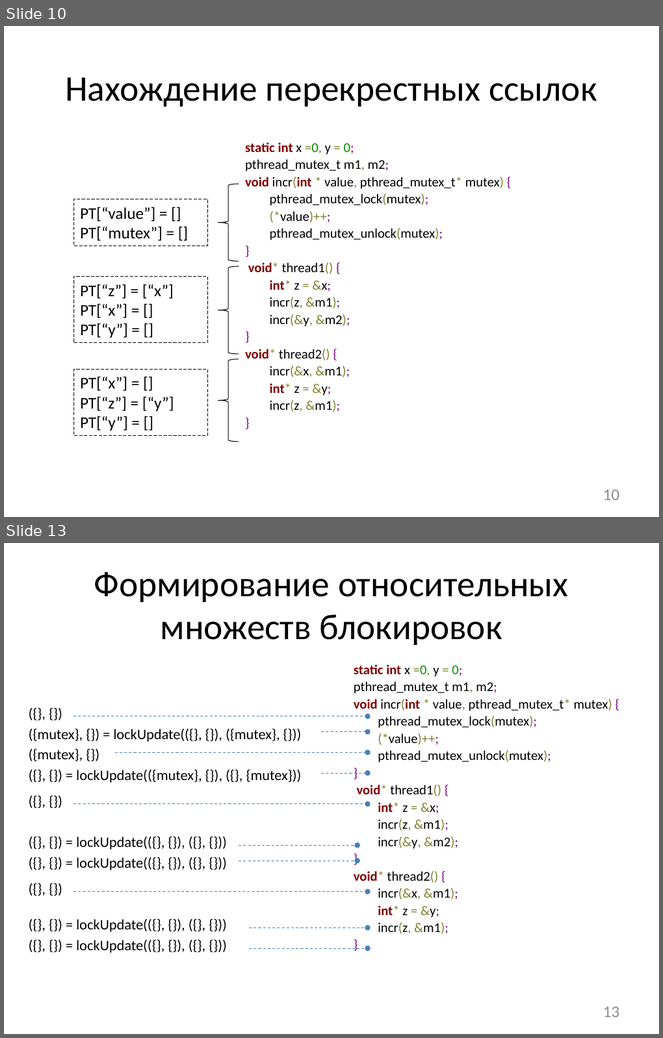
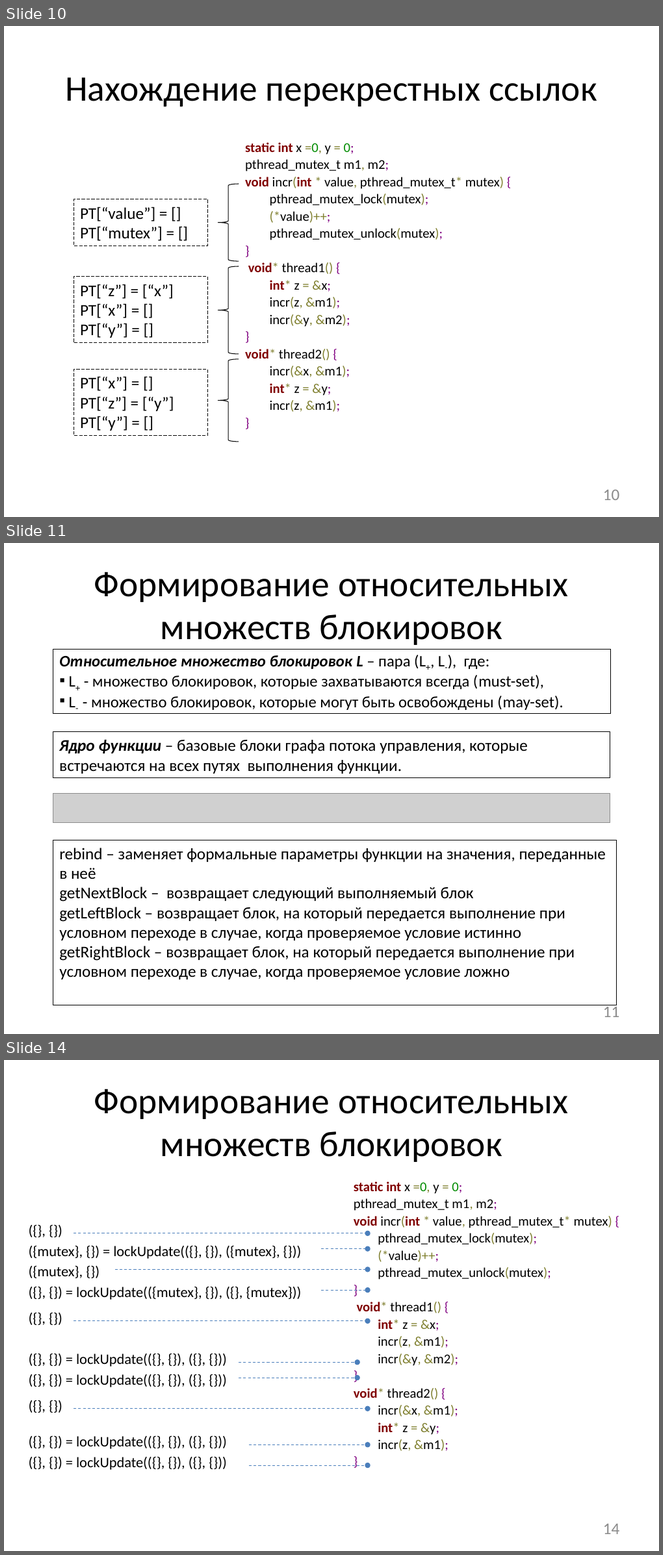
Before and after one commit to afrolovskiy/diplom, a slide deck: presentations/diplom/static race detection.pptx. Shown one above the other, each under a label of ours: slides 10 and 13 before the commit, slides 10, 11 and 14 after it; the slides between them are not shown. The pictures are 663x1038 and 663x1555 pixels, drawn with LibreOffice and Linux fonts; fonts in the diff are those of the drawing; grey boxes stand for pictures. Boxes give left, top, right and bottom in pixels: in the first picture for what was removed or moved away, otherwise in the second. Text is boxed around its words. In the diff, an @@ line names an element or a change of style, - is before the commit and + after.

Commit message:
added block scheme

```diff
--- a/presentations/diplom/static race detection.pptx
+++ b/presentations/diplom/static race detection.pptx
@@ slide 11 added at [4,543,659,1034], background #FFFFFF @@
@@ title added at [94,572,569,645], 39.6 pt, text #000000 @@
+Формирование относительных множеств блокировок
@@ rectangle added at [53,649,611,713], outline #000000 0.75 pt, 17.6 pt, text #000000 @@
+Относительное множество блокировок L – пара (L+, L-), где:
+▪ L+ - множество блокировок, которые захватываются всегда (must-set),
+▪ L- - множество блокировок, которые могут быть освобождены (may-set).
@@ rectangle added at [53,731,610,778], outline #000000 0.75 pt, 18 pt, text #000000 @@
+Ядро функции – базовые блоки графа потока управления, которые встречаются на всех путях выполнения функции.
@@ picture added at [53,794,610,823] @@
@@ rectangle added at [53,841,616,1006], outline #000000 0.75 pt, 18 pt, text #000000 @@
+rebind – заменяет формальные параметры функции на значения, переданные в неё
+getNextBlock – возвращает следующий выполняемый блок
+getLeftBlock – возвращает блок, на который передается выполнение при условном переходе в случае, когда проверяемое условие истинно
+getRightBlock – возвращает блок, на который передается выполнение при условном переходе в случае, когда проверяемое условие ложно
@@ page number added at [603,1005,620,1017], 18 pt, text #8C8C8C @@
+11
@@ what was slide 13 is now slide 14 @@
@@ page number at [603,1524,620,1534]: text changed @@
-13
+14
```
Also in this commit, not shown: 3 slides changed, 2 other files.
